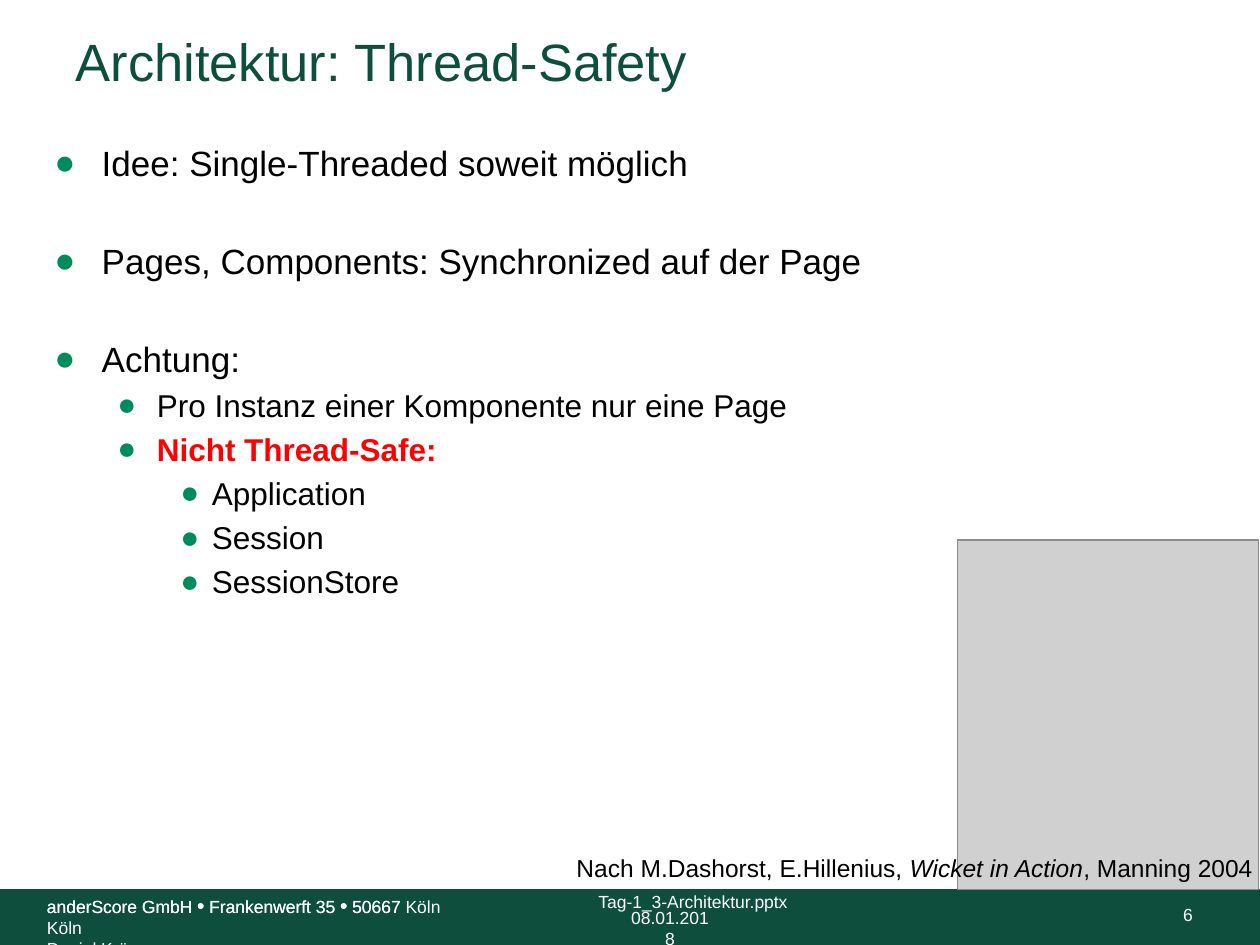
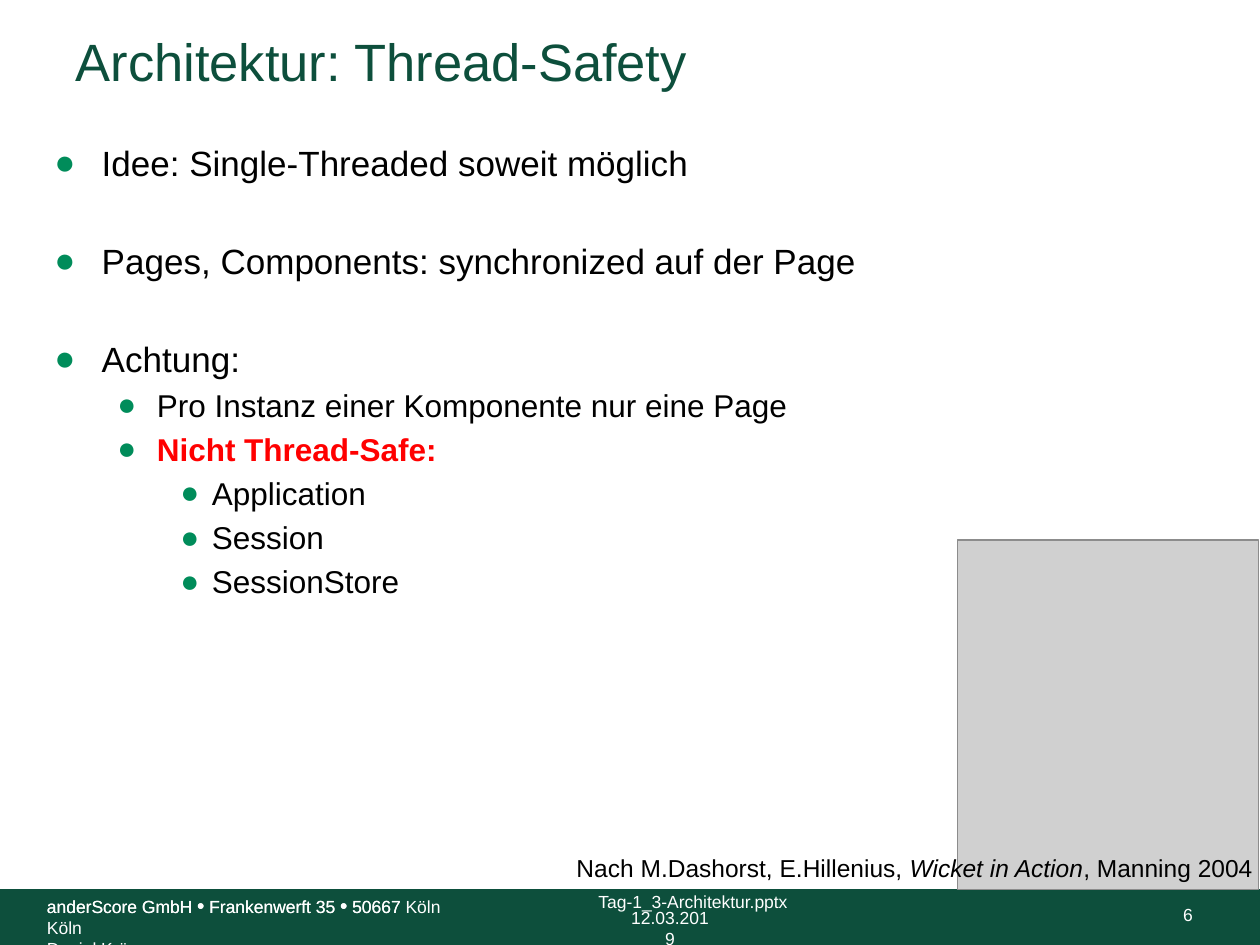
Before and after one commit to anderscore-gmbh/wicket-training, a slide deck: slide 6 of slides/Tag-1_3-Architektur.pptx. Drawn at 1260x945 pixels with LibreOffice and Linux fonts; fonts in the diff are those of the drawing; grey boxes stand for pictures; background and template pictures are left out. Boxes give left, top, right and bottom in pixels: in the first picture for what was removed or moved away, otherwise in the second. Text is boxed around its words. In the diff, an @@ line names an element or a change of style, - is before the commit and + after.

```diff
--- a/slides/Tag-1_3-Architektur.pptx
+++ b/slides/Tag-1_3-Architektur.pptx
@@ text at (102,248,855,281): text changed @@
-● Pages, Components: Synchronized auf der Page
+● Pages, Components: synchronized auf der Page
@@ text at (631,911,709,924): text changed @@
-08.01.2018
+12.03.2019
```
Also in this commit, not shown: 18 other slides changed.
